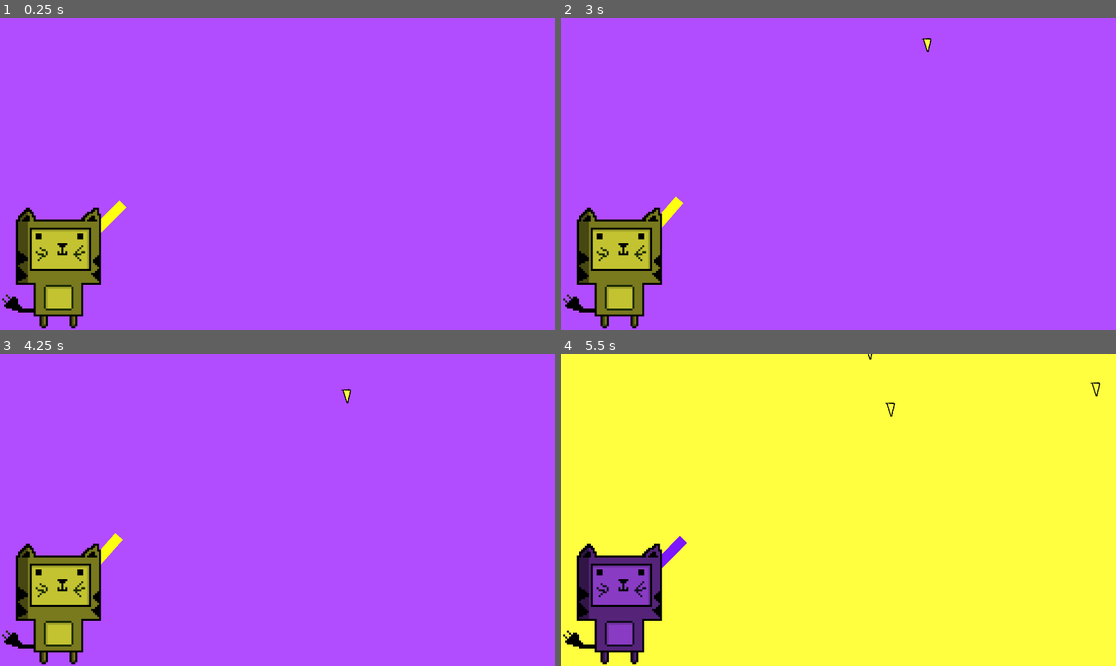
Above: before the commit, frames 1-4 (two rows, left to right).
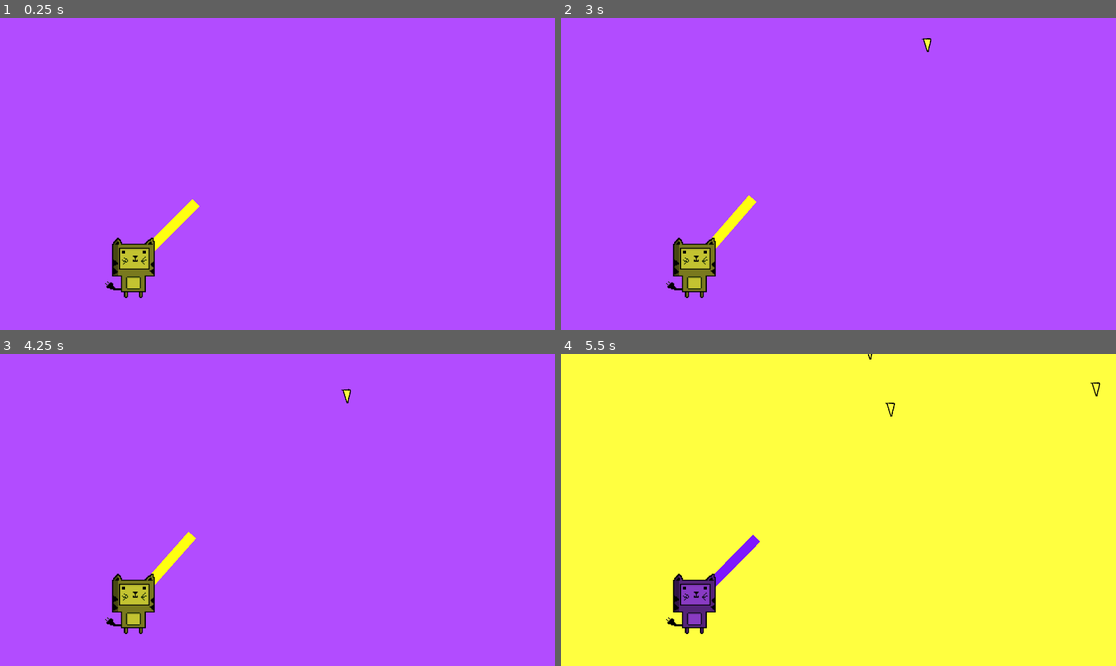
Above: after the commit, the same moments.

Repository: abarichello/game-off
Game: Godot game, scene res://scenes/Main.tscn
Two runs of this game, one before a commit and one after it. Both use one fixed random seed, a clock stepped at 60 frames per second and the inputs below.
Inputs (mouse positions are in pixels of both pictures, inside the frame that each line leads up to):
- Up to frame 1 (0.25 s): no input
- Up to frame 2 (3 s): tap Enter at 0.5, 2.75 s; move the mouse to (960, 158) at 0.52 s; press the mouse at (960, 158) at 0.53 s; hold Up (ui_up) 0.53-1.28 s; move the mouse to (727, 189) at 1.27 s; release the mouse at (727, 189) at 1.28 s; hold Down (ui_down) 1.28-2.03 s; right-click (727, 189) at 1.35 s; tap Space at 2 s; move the mouse to (894, 105) at 2.02 s; press the mouse at (894, 105) at 2.03 s; hold Up (ui_up) from 2.03 s (still down); move the mouse to (810, 236) at 2.77 s; release the mouse at (810, 236) at 2.78 s; right-click (810, 236) at 2.85 s
- Up to frame 3 (4.25 s): move the mouse to (444, 556) at 3.52 s; release Up (ui_up) at 3.53 s; press the mouse at (444, 556) at 3.53 s; hold Down (ui_down) from 3.53 s (still down)
- Up to frame 4 (5.5 s): keep holding Down (ui_down); move the mouse to (672, 463) at 4.27 s; release the mouse at (672, 463) at 4.28 s; right-click (672, 463) at 4.35 s; move the mouse to (866, 510) at 5.02 s; press the mouse at (866, 510) at 5.03 s

The runs differ from the first frame. In frame 1, 6.3% of the frame differs, in the area x 0-36%, y 58-100%; in frame 2, 6.3%; in frame 3, 6.3%; in frame 4, 6.3%, in the area x 0-36%, y 57-100%.
Error in both runs: Invalid get index 'MISSILE' (on base: 'Node (GLOBAL.gd)'). (res://scripts/EnemyGenerator.gd:12)

Commit message:
Scale player
Aproximate player final position

Diff:
--- a/scenes/Game.tscn
+++ b/scenes/Game.tscn
@@ -10,4 +10,4 @@
 [node name="Arena" parent="." instance=ExtResource( 2 )]
 
 [node name="Player" parent="." instance=ExtResource( 3 )]
-position = Vector2( 214.042, 874.257 )
+position = Vector2( 467.275, 869.735 )
--- a/scenes/Player.tscn
+++ b/scenes/Player.tscn
@@ -14,14 +14,13 @@
 "ColoredEntity",
 ]]
 script = ExtResource( 1 )
-_sections_unfolded = [ "Transform", "Z Index" ]
 
 [node name="Cannon" parent="." instance=ExtResource( 2 )]
 position = Vector2( -1.16626, -18.6616 )
 
 [node name="Sprite" type="Sprite" parent="."]
+scale = Vector2( 0.5, 0.5 )
 texture = ExtResource( 3 )
-_sections_unfolded = [ "Material", "Transform", "Visibility", "Z Index", "texture" ]
 
 [node name="Body" type="KinematicBody2D" parent="."]
 editor/display_folded = true
